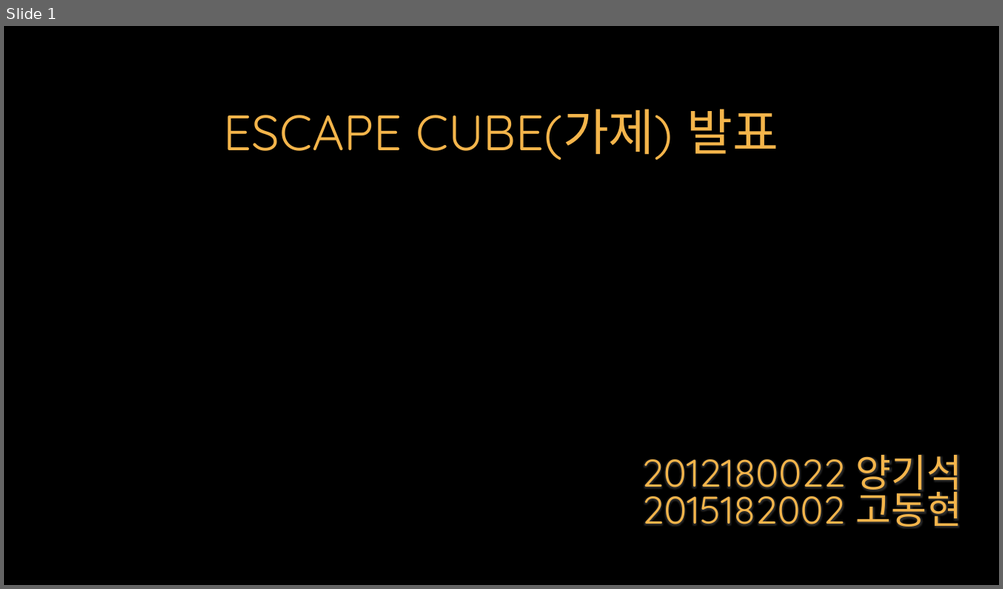
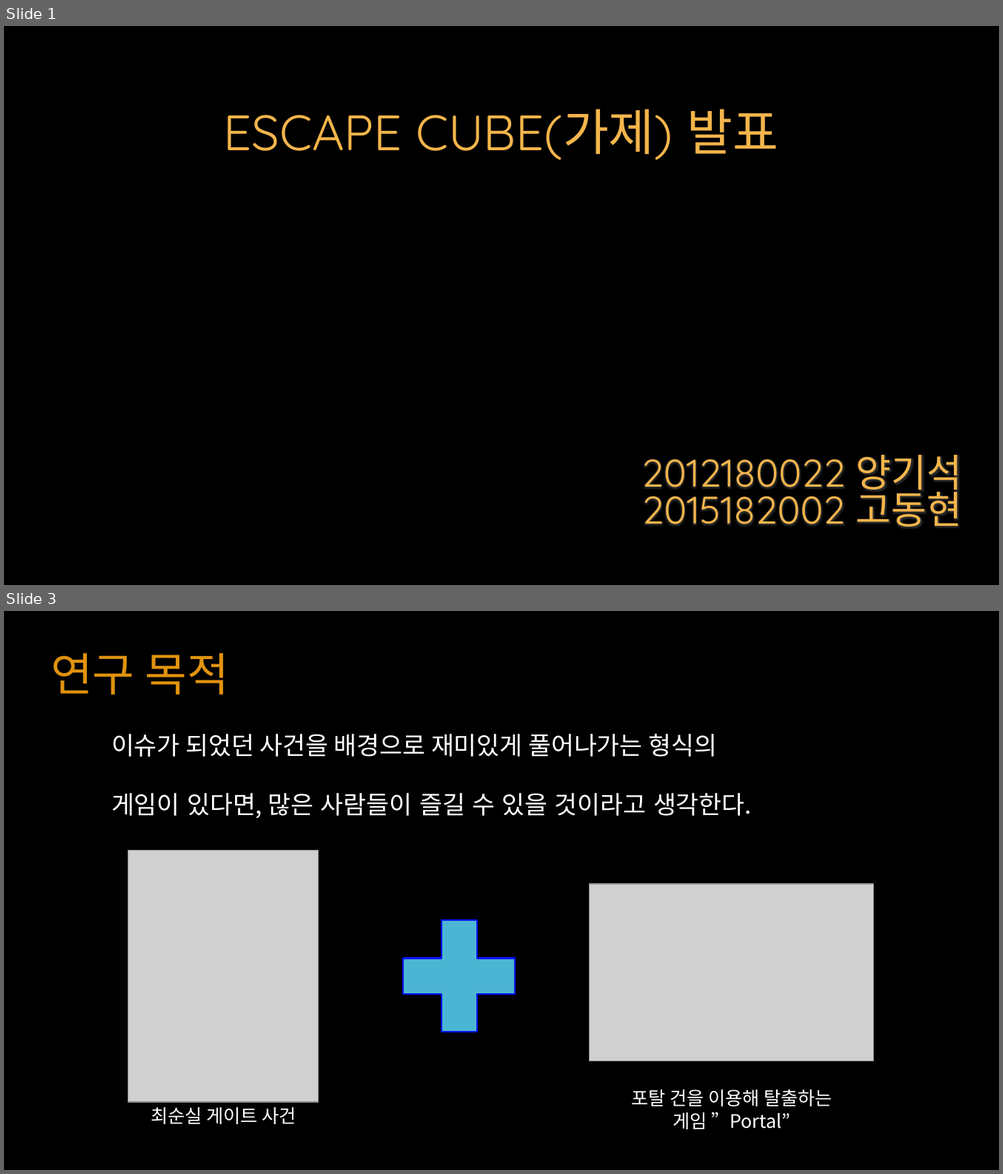
Before and after one commit to YKTeam/Room503, a slide deck: Document/Escape Cube(가제) ppt.pptx. Shown one above the other, each under a label of ours: slide 1 before the commit, slides 1 and 3 after it; the slides between them are not shown. The pictures are 1003x589 and 1003x1174 pixels, drawn with LibreOffice and Linux fonts; fonts in the diff are those of the drawing; grey boxes stand for pictures. Boxes give left, top, right and bottom in pixels: in the first picture for what was removed or moved away, otherwise in the second. Text is boxed around its words. In the diff, an @@ line names an element or a change of style, - is before the commit and + after.

```diff
--- a/Document/Escape Cube(가제) ppt.pptx
+++ b/Document/Escape Cube(가제) ppt.pptx
@@ slide 3 added at box(4, 611, 999, 1170), background #000000 @@
@@ text added at box(51, 653, 228, 695), 44 pt, text #E1930E @@
+연구 목적
@@ text added at box(111, 734, 751, 818), 24 pt, text #FFFFFF @@
+이슈가 되었던 사건을 배경으로 재미있게 풀어나가는 형식의
+게임이 있다면, 많은 사람들이 즐길 수 있을 것이라고 생각한다.
@@ picture added at box(128, 851, 318, 1102) @@
@@ picture added at box(589, 884, 874, 1062) @@
@@ plus sign added at box(383, 900, 535, 1053), fill #4CB5D3, outline #0611F2 1.5 pt @@
@@ text added at box(631, 1090, 832, 1130), 18 pt, text #FFFFFF @@
+포탈 건을 이용해 탈출하는
+게임 ”Portal”
@@ text added at box(151, 1108, 296, 1125), 18 pt, text #FFFFFF @@
+최순실 게이트 사건
```
Also in this commit, not shown: 10 slides changed, 5 other slides added, 3 slides removed.
